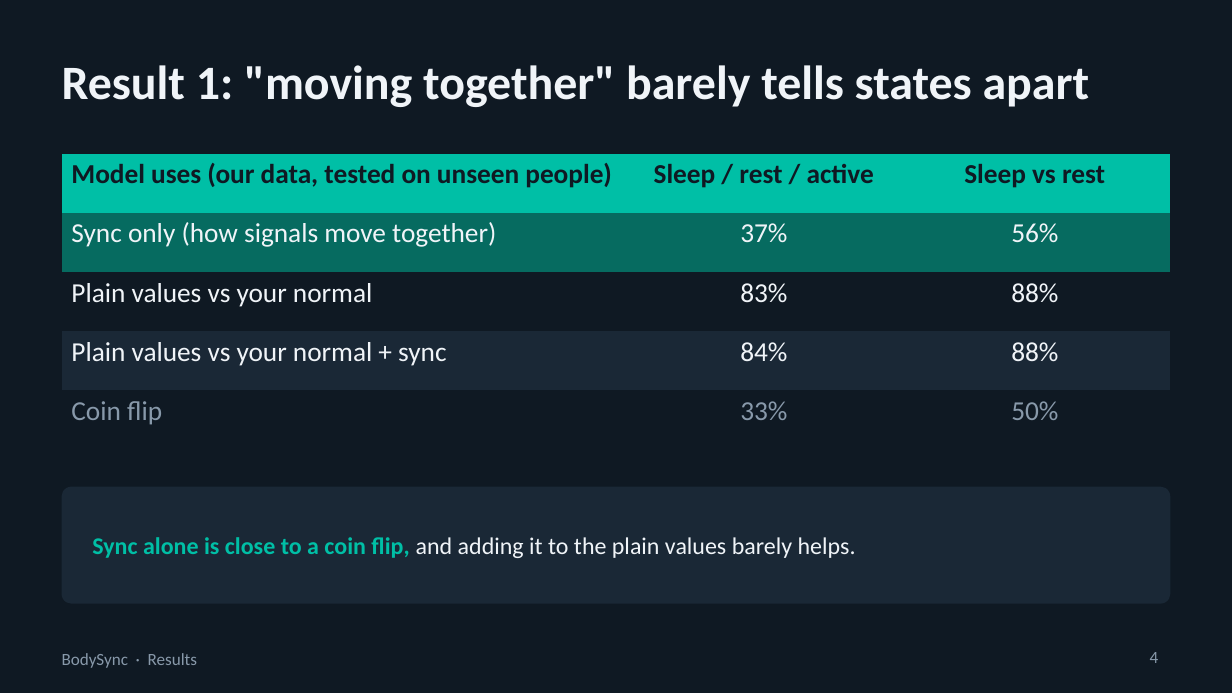
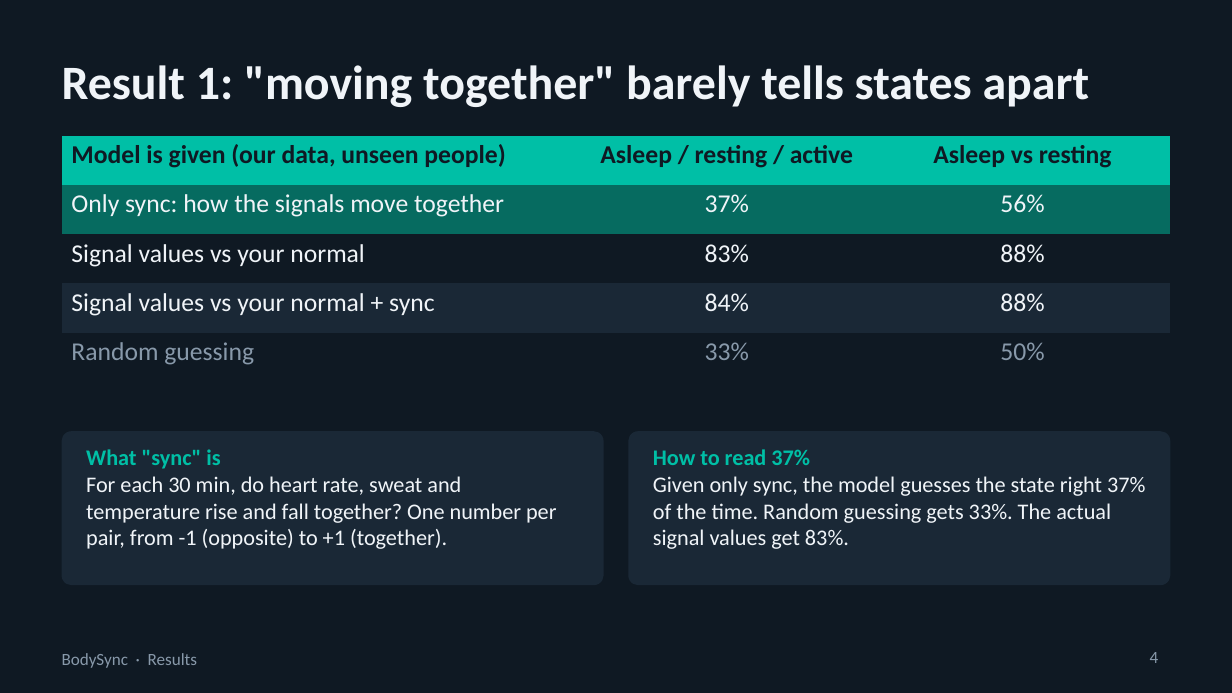
Before and after one commit to swaylakh/bodysync, a slide deck: slide 4 of docs/slides/BodySync_Update.pptx. Drawn at 1232x693 pixels with LibreOffice and Linux fonts; fonts in the diff are those of the drawing. Boxes give left, top, right and bottom in pixels: in the first picture for what was removed or moved away, otherwise in the second. Text is boxed around its words. In the diff, an @@ line names an element or a change of style, - is before the commit and + after.

```diff
--- a/docs/slides/BodySync_Update.pptx
+++ b/docs/slides/BodySync_Update.pptx
@@ table at box(62, 136, 1170, 369) @@
-row 1: Model uses (our data, tested on unseen people) | Sleep / rest / active | Sleep vs rest
+row 1: Model is given (our data, unseen people) | Asleep / resting / active | Asleep vs resting
-row 2, column 1: Sync only (how signals move together)
+row 2, column 1: Only sync: how the signals move together
-row 3, column 1: Plain values vs your normal
+row 3, column 1: Signal values vs your normal
-row 4, column 1: Plain values vs your normal + sync
+row 4, column 1: Signal values vs your normal + sync
-row 5, column 1: Coin flip
+row 5, column 1: Random guessing
@@ size 16 to 15 pt in "37%", "56%", "83%", "88%" and 4 more places @@
@@ table: place and size @@
-table at box(62, 154, 1170, 429)
+table at box(62, 136, 1170, 369)
@@ rounded rectangle: place and size @@
-rounded rectangle at box(62, 487, 1170, 604)
+rounded rectangle at box(62, 431, 604, 585)
@@ rounded rectangle at box(62, 431, 604, 585): proportions changed @@
@@ text at box(86, 449, 556, 549): text changed; size 14 to 13 pt @@
-Sync alone is close to a coin flip, and adding it to the plain values barely helps.
+What "sync" is
+For each 30 min, do heart rate, sweat and temperature rise and fall together? One number per pair, from -1 (opposite) to +1 (together).
@@ text "What "sync" is" at box(86, 449, 556, 549): vertical alignment middle to top @@
@@ rounded rectangle added at box(628, 431, 1170, 585), fill #1A2836 @@
@@ text added at box(653, 449, 1145, 549), 13 pt, text #F0F4F8 @@
+How to read 37%
+Given only sync, the model guesses the state right 37% of the time. Random guessing gets 33%. The actual signal values get 83%.
```
Also in this commit, not shown: 1 other file.
